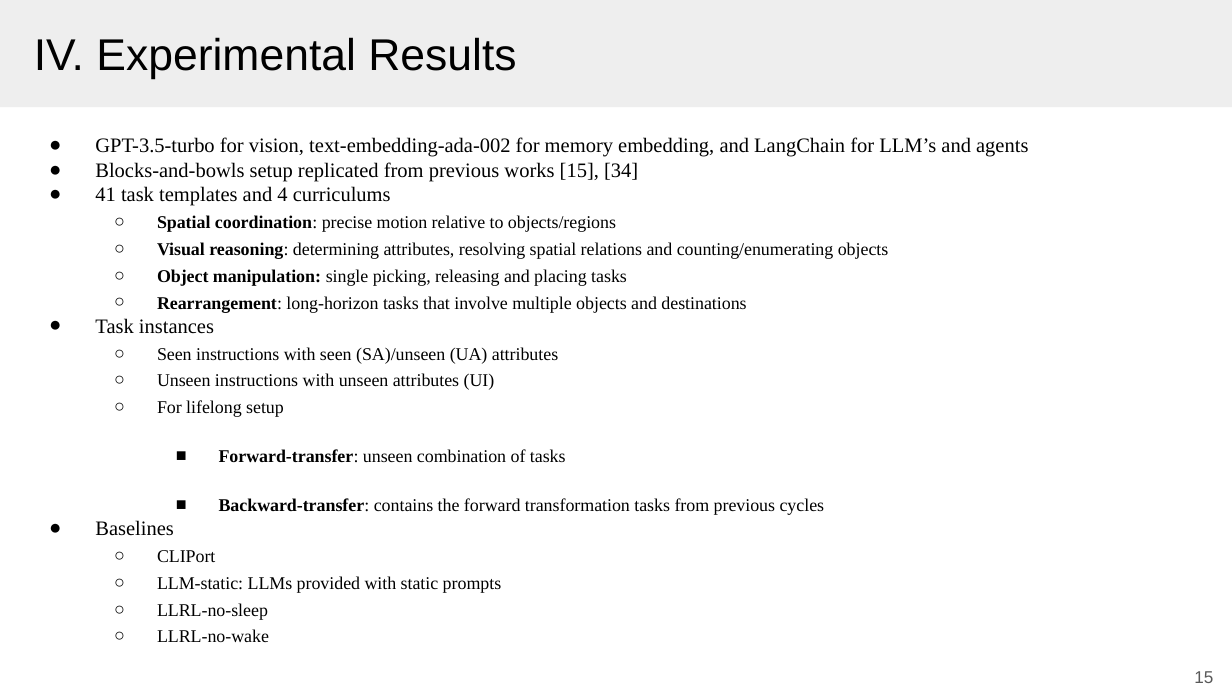
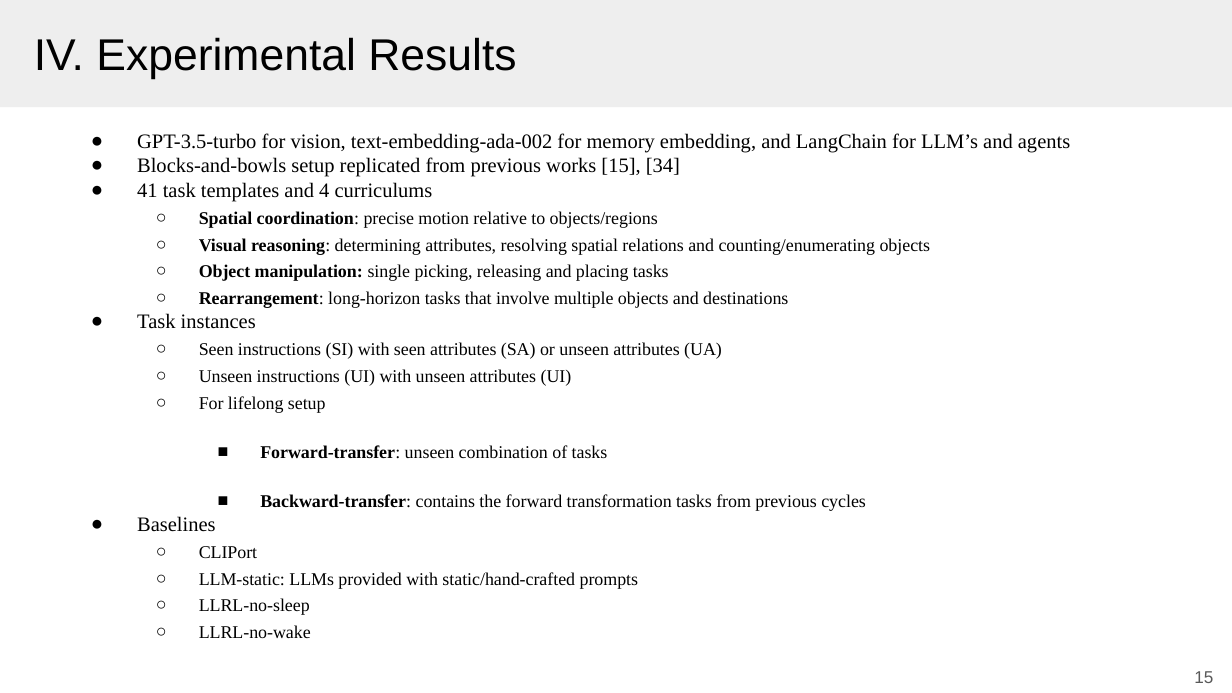
Before and after one commit to Tazering/UVA-CS, a slide deck: slide 15 of CS-6501_Kuo/paper presentation/lifelong_robot_presentation.pptx. Drawn at 1232x693 pixels with LibreOffice and Linux fonts; fonts in the diff are those of the drawing. Boxes give left, top, right and bottom in pixels: in the first picture for what was removed or moved away, otherwise in the second. Text is boxed around its words. In the diff, an @@ line names an element or a change of style, - is before the commit and + after.

```diff
--- a/CS-6501_Kuo/paper presentation/lifelong_robot_presentation.pptx
+++ b/CS-6501_Kuo/paper presentation/lifelong_robot_presentation.pptx
@@ text "GPT-3.5-turbo for vision, text-embedding-ada-002 for ...": place and size @@
-text "GPT-3.5-turbo for vision, text-embedding-ada-002 for ..." at <box>95,137,1028,642</box>
+text "GPT-3.5-turbo for vision, text-embedding-ada-002 for ..." at <box>137,133,1070,638</box>
@@ text at <box>199,342,722,386</box>: text changed @@
-  ○ Seen instructions with seen (SA)/unseen (UA) attributes
-  ○ Unseen instructions with unseen attributes (UI)
+  ○ Seen instructions (SI) with seen attributes (SA) or unseen attributes (UA)
+  ○ Unseen instructions (UI) with unseen attributes (UI)
@@ text at <box>199,572,638,589</box>: text changed @@
-  ○ LLM-static: LLMs provided with static prompts
+  ○ LLM-static: LLMs provided with static/hand-crafted prompts
```
Also in this commit, not shown: 3 other slides changed, 2 other files.
